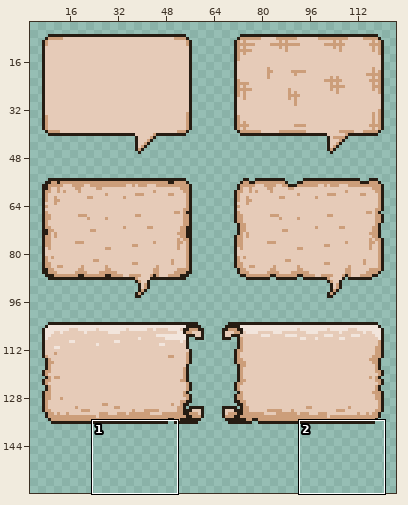
One commit to this pixel-art file: TrappedInside/Drawings/speech-bubble.aseprite. Above: a wide view before the commit, with the close-up outlined.
Close-up. Before the edit:
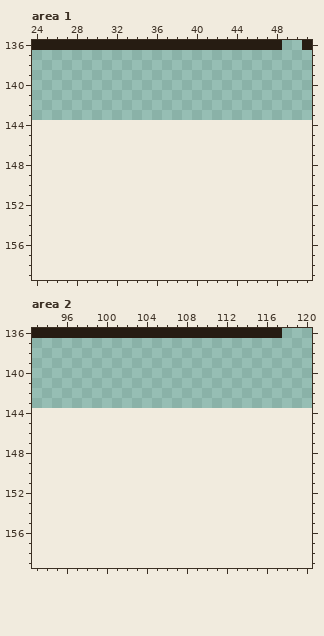
128x144 pixels, 1 frame. Shown: area 1: x 24..51, y 136..159; area 2: x 93..120, y 136..159. The old version is drawn lined up with the new one, on the new canvas. The wide view leaves out empty margins.
After:
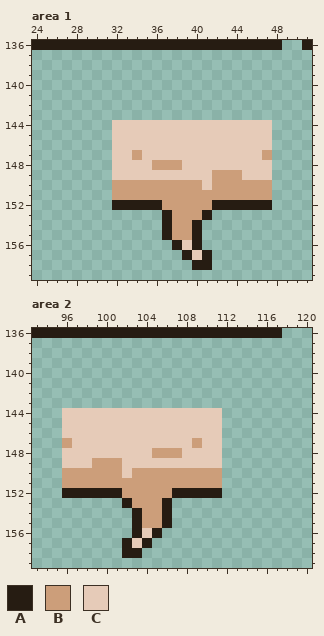
Palette (. is transparent): A #261c12  B #cc9e7a  C #e6cbb8
The edit:
canvas 128x144 -> 128x160
Area 1:
y 144..146: x 32..47 ................ -> CCCCCCCCCCCCCCCC
y 147: x 32..47 ................ -> CCBCCCCCCCCCCCCB
y 148: x 32..47 ................ -> CCCCBBBCCCCCCCCC
y 149: x 32..47 ................ -> CCCCCCCCCCBBBCCC
y 150: x 32..47 ................ -> BBBBBBBBBCBBBBBB
y 151: x 32..47 ................ -> BBBBBBBBBBBBBBBB
y 152: x 32..47 ................ -> AAAAABBBBBAAAAAA
y 153: x 37..41 ..... -> ABBBA
y 154..155: x 37..40 .... -> ABBA
y 156: x 38..40 ... -> ACA
y 157: x 39..41 ... -> ACA
y 158: x 40..41 .. -> AA
Area 2:
y 144..146: x 96..111 ................ -> CCCCCCCCCCCCCCCC
y 147: x 96..111 ................ -> BCCCCCCCCCCCCBCC
y 148: x 96..111 ................ -> CCCCCCCCCBBBCCCC
y 149: x 96..111 ................ -> CCCBBBCCCCCCCCCC
y 150: x 96..111 ................ -> BBBBBBCBBBBBBBBB
y 151: x 96..111 ................ -> BBBBBBBBBBBBBBBB
y 152: x 96..111 ................ -> AAAAAABBBBBAAAAA
y 153: x 102..106 ..... -> ABBBA
y 154..155: x 103..106 .... -> ABBA
y 156: x 103..105 ... -> ACA
y 157: x 102..104 ... -> ACA
y 158: x 102..103 .. -> AA
Changed places in both close-ups, as pixel boxes (x1, y1, x2, y2):
added: (112, 120, 272, 270)
added: (62, 408, 222, 558)
